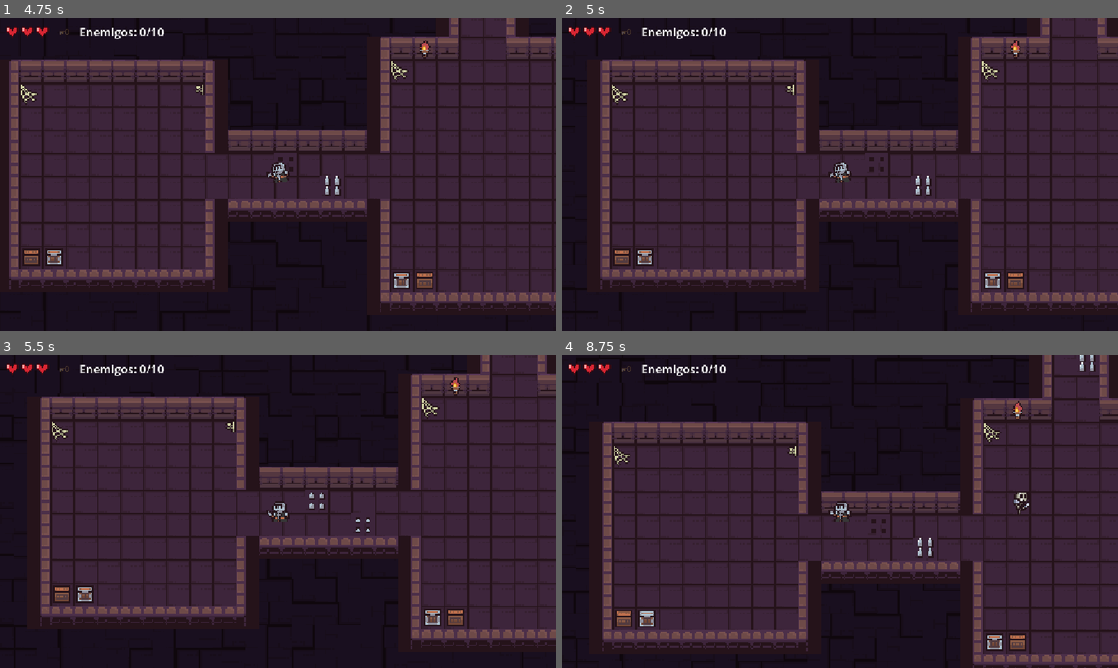
Above: before the commit, frames 1-4 (two rows, left to right).
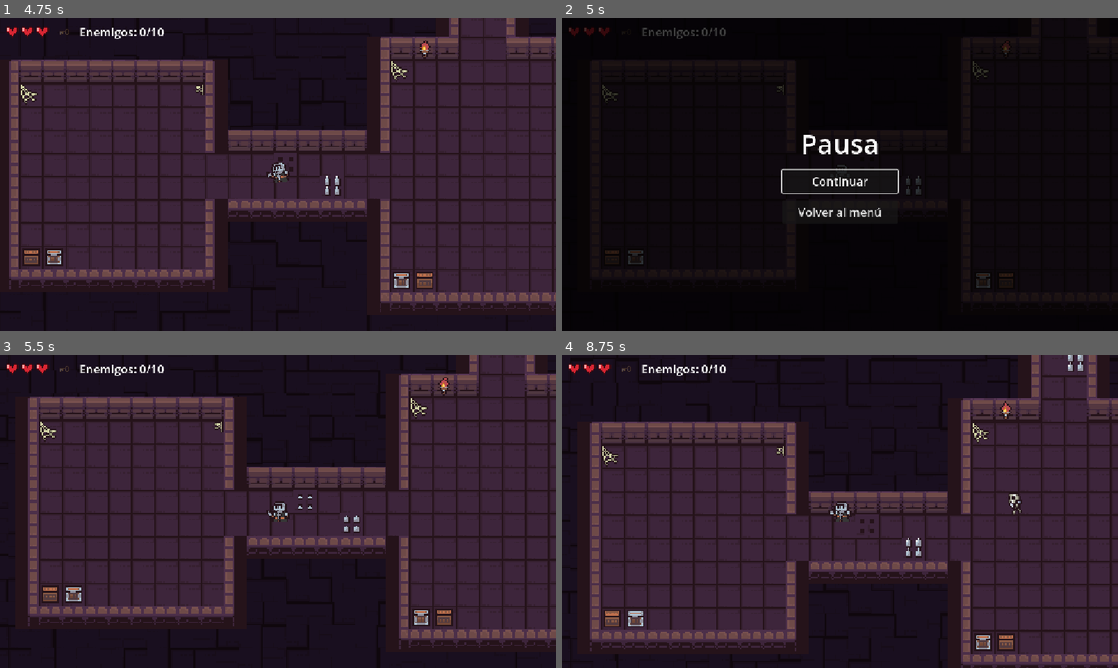
Above: after the commit, the same moments.

Repository: Thegreenmarshadow/dungeon-escape
Game: Godot game, scene res://scenes/MainMenu.tscn
The game is run twice, just before and just after one commit, with the same random seed, the same clock (stepped at 60 frames per second) and the same inputs. Sound files missing from this copy of the repository are replaced by a short silence.
Inputs (mouse positions are in pixels of both pictures, inside the frame that each line leads up to):
- Up to frame 1 (4.75 s): click "Jugar" at 0.5 s; tap Enter at 1.25 s; move the mouse to (400, 158) at 1.27 s; hold Right (move_right) 1.28-2 s; tap Space (attack) at 1.35, 2.85, 4.35 s; click (400, 158) at 1.42 s; drag from (166, 190) to (316, 165) at 2.02 s; move the mouse to (333, 105) at 2.77 s; hold Right (move_right) 2.78-3.5 s; drag from (250, 237) to (294, 174) at 3.52 s; move the mouse to (444, 221) at 4.27 s; hold Left (move_left) from 4.28 s (still down)
- Up to frame 2 (5 s): keep holding Left (move_left); tap Escape (ui_cancel) at 4.9 s
- Up to frame 3 (5.5 s): release Left (move_left) at 5 s; click (278, 517) at 5 s, where only the run after the commit has a clickable "Continuar"
- Up to frame 4 (8.75 s): drag from (673, 464) to (823, 511) at 5.77 s; move the mouse to (867, 511) at 6.52 s; hold Down (move_down) 6.53-7.25 s; tap Space (attack) at 6.6, 8.1 s; click (867, 511) at 6.67 s; drag from (756, 433) to (1090, 467) at 7.27 s; move the mouse to (962, 495) at 8.02 s; hold Up (move_up) from 8.03 s (still down)

Frame 1 is identical in both runs. In frame 2, 63% of the frame differs, in the area x 0-100%, y 0-100%; in frame 3, 14%; in frame 4, 15%.

Commit message:
feat(pause): pause the level with Escape
Escape opens a pause menu with "Continuar" and "Volver al menú". It
does not open once the level has ended, and resuming never clears the
pause set by the game over or level complete screens. Paused time does
not count toward recorded run or level durations.

Diff:
--- a/project.godot
+++ b/project.godot
@@ -69,6 +69,11 @@
 , Object(InputEventKey,"resource_local_to_scene":false,"resource_name":"","device":-1,"window_id":0,"alt_pressed":false …(181 unchanged characters)…
 ]
 }
+pause={
+"deadzone": 0.5,
+"events": [Object(InputEventKey,"resource_local_to_scene":false,"resource_name":"","device":-1,"window_id":0,"alt_pressed":false,"shift_pressed":false,"ctrl_pressed":false,"meta_pressed":false,"pressed":false,"keycode":4194305,"physical_keycode":0,"key_label":0,"unicode":0,"location":0,"echo":false,"script":null)
+]
+}
 
 [layer_names]
 
--- a/scenes/Level.tscn
+++ b/scenes/Level.tscn
@@ -14,6 +14,7 @@
 [ext_resource type="PackedScene" path="res://scenes/HUD.tscn" id="8_rccsh"]
 [ext_resource type="PackedScene" path="res://scenes/Reaper.tscn" id="12_m0xki"]
 [ext_resource type="PackedScene" path="res://scenes/Vampire.tscn" id="13_xe3hh"]
+[ext_resource type="PackedScene" path="res://scenes/PauseMenu.tscn" id="14_pause"]
 
 [node name="Level" type="Node2D" unique_id=804439991]
 script = ExtResource("1_faw0r")
@@ -135,6 +136,8 @@
 
 [node name="HUD" parent="." unique_id=758589850 instance=ExtResource("8_rccsh")]
 
+[node name="PauseMenu" parent="." unique_id=1290553417 instance=ExtResource("14_pause")]
+
 [node name="Enemies" type="Node2D" parent="." unique_id=1025111929]
 
 [node name="Skeleton01" parent="Enemies" unique_id=840362236 instance=ExtResource("5_4qegb")]
--- /dev/null
+++ b/scenes/PauseMenu.tscn
@@ -0,0 +1,50 @@
+[gd_scene format=3]
+
+[ext_resource type="Script" path="res://scripts/pause_menu.gd" id="1_script"]
+
+[node name="PauseMenu" type="CanvasLayer"]
+process_mode = 3
+layer = 60
+script = ExtResource("1_script")
+
+[node name="PauseScreen" type="ColorRect" parent="."]
+unique_name_in_owner = true
+visible = false
+anchors_preset = 15
+anchor_right = 1.0
+anchor_bottom = 1.0
+grow_horizontal = 2
+grow_vertical = 2
+color = Color(0, 0, 0, 0.75)
+
+[node name="VBox" type="VBoxContainer" parent="PauseScreen"]
+layout_mode = 1
+anchors_preset = 15
+anchor_right = 1.0
+anchor_bottom = 1.0
+grow_horizontal = 2
+grow_vertical = 2
+alignment = 1
+theme_override_constants/separation = 16
+
+[node name="PauseTitle" type="Label" parent="PauseScreen/VBox"]
+layout_mode = 2
+theme_override_font_sizes/font_size = 56
+text = "Pausa"
+horizontal_alignment = 1
+
+[node name="ContinueButton" type="Button" parent="PauseScreen/VBox"]
+unique_name_in_owner = true
+custom_minimum_size = Vector2(240, 48)
+layout_mode = 2
+size_flags_horizontal = 4
+theme_override_font_sizes/font_size = 24
+text = "Continuar"
+
+[node name="BackToMenuButton" type="Button" parent="PauseScreen/VBox"]
+unique_name_in_owner = true
+custom_minimum_size = Vector2(240, 48)
+layout_mode = 2
+size_flags_horizontal = 4
+theme_override_font_sizes/font_size = 24
+text = "Volver al menú"
--- /dev/null
+++ b/scripts/pause_controller.gd
@@ -0,0 +1,67 @@
+@tool
+class_name PauseController
+extends RefCounted
+## Lógica del menú de pausa, separada de la interfaz para probarla sin escenas
+## y sin pausar el árbol real. Pausa y reanuda tree: el SceneTree del juego o,
+## en las pruebas, cualquier objeto con una propiedad paused.
+##
+## Reglas:
+##   - Solo abre si el árbol no está en pausa: las pantallas de fin de nivel ya
+##     lo pausan y el menú no debe abrirse encima de ellas.
+##   - Una vez terminado el nivel (mark_level_ended) no vuelve a abrir y, si
+##     estaba abierto, se cierra sin reanudar: la pausa pasa a ser de la
+##     pantalla final.
+##   - Reanudar solo quita la pausa que puso este menú.
+
+var tree: Object
+var _open := false
+var _level_ended := false
+
+
+func _init(p_tree: Object) -> void:
+	tree = p_tree
+
+
+func is_open() -> bool:
+	return _open
+
+
+func can_open() -> bool:
+	return not _open and not _level_ended and not tree.paused
+
+
+## Pausa el árbol y marca el menú como abierto. Devuelve false si no se puede
+## abrir (ya abierto, nivel terminado o árbol ya en pausa).
+func open() -> bool:
+	if not can_open():
+		return false
+	_open = true
+	tree.paused = true
+	return true
+
+
+## Cierra el menú y quita la pausa, salvo que el nivel haya terminado mientras
+## estaba abierto. Devuelve false si el menú no estaba abierto.
+func resume() -> bool:
+	if not _open:
+		return false
+	_open = false
+	if not _level_ended:
+		tree.paused = false
+	return true
+
+
+## Abre o cierra el menú. Devuelve si quedó abierto.
+func toggle() -> bool:
+	if _open:
+		resume()
+	else:
+		open()
+	return _open
+
+
+## El nivel terminó (derrota o nivel superado): el menú no vuelve a abrirse y
+## la pausa queda en manos de la pantalla final.
+func mark_level_ended() -> void:
+	_level_ended = true
+	_open = false
--- /dev/null
+++ b/scripts/pause_menu.gd
@@ -0,0 +1,66 @@
+extends CanvasLayer
+## Menú de pausa del nivel. La acción "pause" (Escape) lo abre y lo cierra;
+## ofrece continuar o volver al menú principal. La lógica de cuándo puede
+## abrirse vive en PauseController; esta escena solo la muestra.
+##
+## Tiene process_mode = Always (en la escena) para recibir teclas con el árbol
+## en pausa, y la capa 60 para quedar por encima de la HUD y de la sonda del
+## modo prueba. Escucha el fin del nivel (Player.died y Door.player_escaped)
+## para no abrirse sobre las pantallas finales.
+
+@onready var pause_screen: Control = %PauseScreen
+@onready var continue_button: Button = %ContinueButton
+@onready var back_to_menu_button: Button = %BackToMenuButton
+
+var controller: PauseController
+
+
+func _ready() -> void:
+	controller = PauseController.new(get_tree())
+	pause_screen.hide()
+	continue_button.pressed.connect(_resume)
+	back_to_menu_button.pressed.connect(_on_back_to_menu_pressed)
+	var level := get_parent()
+	level.get_node("Player").died.connect(_on_level_ended)
+	level.get_node("ExitDoor").player_escaped.connect(_on_level_ended)
+
+
+func _unhandled_input(event: InputEvent) -> void:
+	if not event.is_action_pressed("pause"):
+		return
+	if controller.is_open():
+		_resume()
+	elif controller.open():
+		_show()
+	else:
+		return
+	get_viewport().set_input_as_handled()
+
+
+func _show() -> void:
+	_set_buttons_enabled(true)
+	pause_screen.show()
+	# Con el foco en Continuar se navega con las flechas y se elige con Enter.
+	continue_button.grab_focus()
+
+
+func _resume() -> void:
+	controller.resume()
+	pause_screen.hide()
+
+
+## Desactiva los botones antes de cambiar de escena, así una segunda tecla en
+## el mismo cuadro no dispara otra acción. Game.go_to_menu quita la pausa.
+func _on_back_to_menu_pressed() -> void:
+	_set_buttons_enabled(false)
+	Game.go_to_menu()
+
+
+func _on_level_ended() -> void:
+	controller.mark_level_ended()
+	pause_screen.hide()
+
+
+func _set_buttons_enabled(enabled: bool) -> void:
+	continue_button.disabled = not enabled
+	back_to_menu_button.disabled = not enabled
--- /dev/null
+++ b/tests/test_pause_menu.gd
@@ -0,0 +1,60 @@
+@tool
+extends McpTestSuite
+## Pruebas de la lógica del menú de pausa (PauseController): cuándo pausa y
+## reanuda el árbol y que nunca interfiera con la pausa de las pantallas de fin
+## de nivel. Usa un árbol falso para no pausar el árbol del editor.
+
+const CONTROLLER_SCRIPT := preload("res://scripts/pause_controller.gd")
+
+
+## Árbol falso: solo la propiedad que usa el controlador.
+class FakeTree:
+	var paused := false
+
+
+var _tree: FakeTree
+var _controller: RefCounted
+
+
+func suite_name() -> String:
+	return "pause_menu"
+
+
+func setup() -> void:
+	_tree = FakeTree.new()
+	_controller = CONTROLLER_SCRIPT.new(_tree)
+
+
+func test_toggle_pauses_and_resumes_the_tree() -> void:
+	assert_true(_controller.toggle(), "el primer toggle abre el menú")
+	assert_true(_tree.paused, "abrir el menú pausa el árbol")
+	assert_false(_controller.toggle(), "el segundo toggle lo cierra")
+	assert_false(_tree.paused, "cerrar el menú quita la pausa")
+	assert_true(_controller.toggle(), "se puede volver a abrir")
+	assert_true(_tree.paused)
+
+
+func test_does_not_open_after_the_level_ended() -> void:
+	# Así queda el árbol al morir el jugador o superar el nivel.
+	_controller.mark_level_ended()
+	_tree.paused = true
+	assert_false(_controller.open(), "no debe abrirse sobre la pantalla final")
+	assert_false(_controller.toggle())
+	assert_false(_controller.is_open())
+	assert_true(_tree.paused, "la pantalla final sigue en pausa")
+
+
+func test_does_not_open_while_the_tree_is_already_paused() -> void:
+	_tree.paused = true
+	assert_false(_controller.open(), "la pausa es de otro: el menú no la toma")
+	assert_false(_controller.resume(), "sin menú abierto no hay nada que reanudar")
+	assert_true(_tree.paused, "no debe quitar una pausa ajena")
+
+
+func test_resume_does_not_unpause_a_level_that_ended() -> void:
+	assert_true(_controller.open())
+	_controller.mark_level_ended()
+	assert_false(_controller.is_open(), "el fin del nivel cierra el menú")
+	assert_false(_controller.resume())
+	assert_false(_controller.toggle(), "tampoco se reabre con toggle")
+	assert_true(_tree.paused, "el nivel terminado sigue en pausa")
Not shown, added: scripts/pause_controller.gd.uid
Not shown, added: scripts/pause_menu.gd.uid
Not shown, added: tests/test_pause_menu.gd.uid
